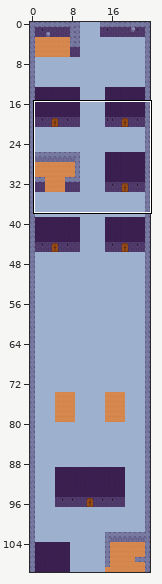
Tiled map: assets/src/main_tilemap.tmx. Above: a wide view before the commit, with the close-up outlined.
Close-up. As it was:
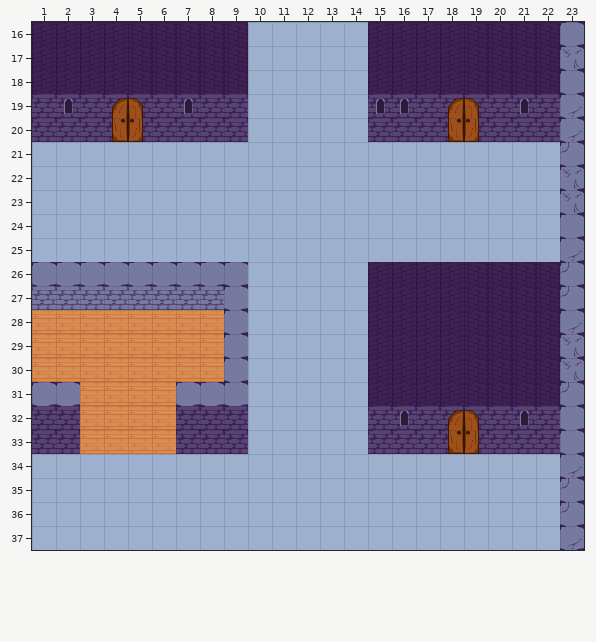
Cells are 32x32 px. Shown: x 1..23, y 16..37. The commit also changed other parts of the map, which this record leaves out.
Now the later version:
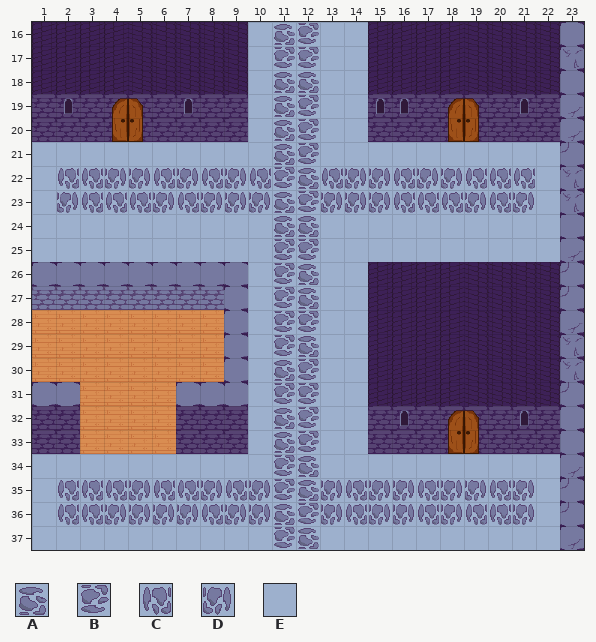
Key: from "main_tilemap": A 19, B 20, C 21, D 22; from "main_tilemap2": E 0.
_ is an empty cell.
Tiles replaced or removed in this view: E.
Difference:
Changed rows in their new state; . is an unchanged cell.
Layer "main":
first column x 2:
16 .........AB.........
17 .........BB.........
18 .........AA.........
19 .........AB.........
20 .........AB.........
21 .........AB.........
22 CCDDCDCDCBACDDCDDCCC
23 DCCCDCDDDABDDDCCCDCD
24 .........AA.........
25 .........BB.........
26 .........BA.........
27 .........BA.........
28 .........BB.........
29 .........BA.........
30 .........AB.........
31 .........BB.........
32 .........AB.........
33 .........AB.........
34 .........BA.........
35 CCCDCCDCDBADCDDCDDCD
36 CCDDDDCDDABDCDDCDCCD
37 .........BA.........
